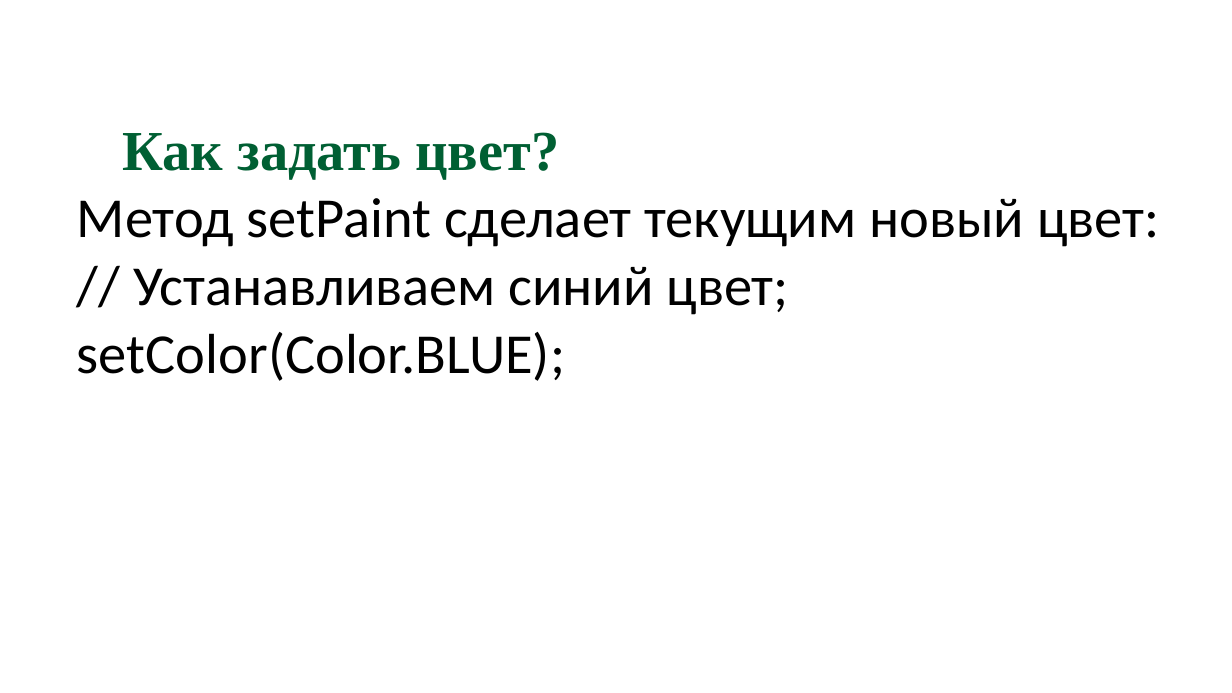
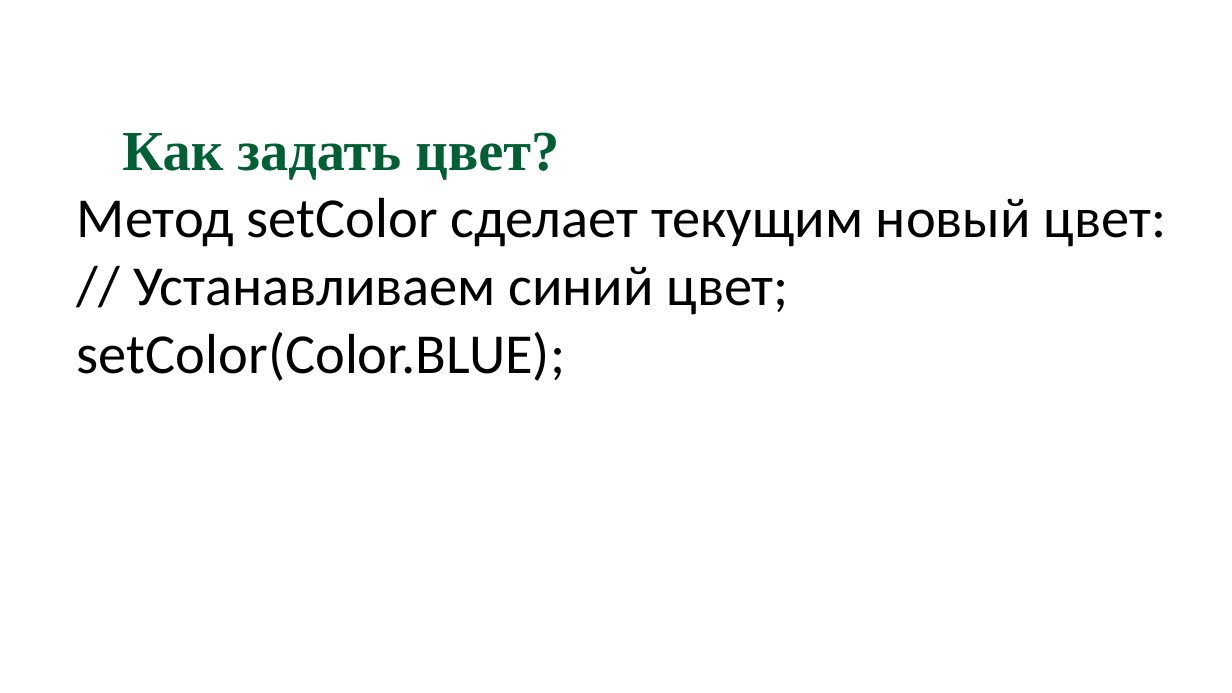
Before and after one commit to svetlanadegteva/presentation, a slide deck: slide 4 of модуль 1/Графика.pptx. Drawn at 1232x693 pixels with LibreOffice and Linux fonts; fonts in the diff are those of the drawing. Boxes give left, top, right and bottom in pixels: in the first picture for what was removed or moved away, otherwise in the second. Text is boxed around its words. In the diff, an @@ line names an element or a change of style, - is before the commit and + after.

```diff
--- a/модуль 1/Графика.pptx
+++ b/модуль 1/Графика.pptx
@@ text at [77,197,1166,381]: text changed @@
-Метод setPaint сделает текущим новый цвет:
-// Устанавливаем синий цвет;
-setColor(Color.BLUE);
+Метод setColor сделает текущим новый цвет:
+// Устанавливаем синий цвет;
+setColor(Color.BLUE);
```
